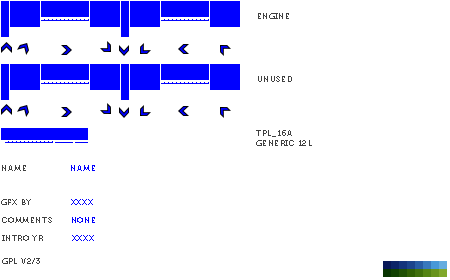
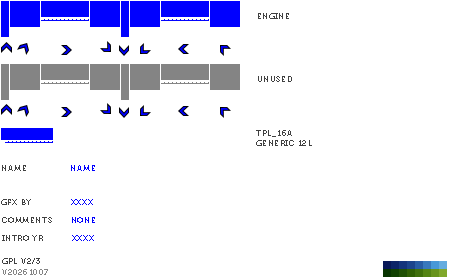
The second (450, 280) image is a revision of the first. Changes to its layers:
painted on "blue_r2" over [1, 64, 240, 100]
removed group "purchase" (2 layers) over [21, 129, 88, 143]
removed layer "purchase ruler" from group "purchase" over [21, 142, 88, 143]
added layer "v20261007" in group "blue purchase" over [2, 269, 48, 275]
painted on "blue_purchase" over [53, 128, 88, 140]
